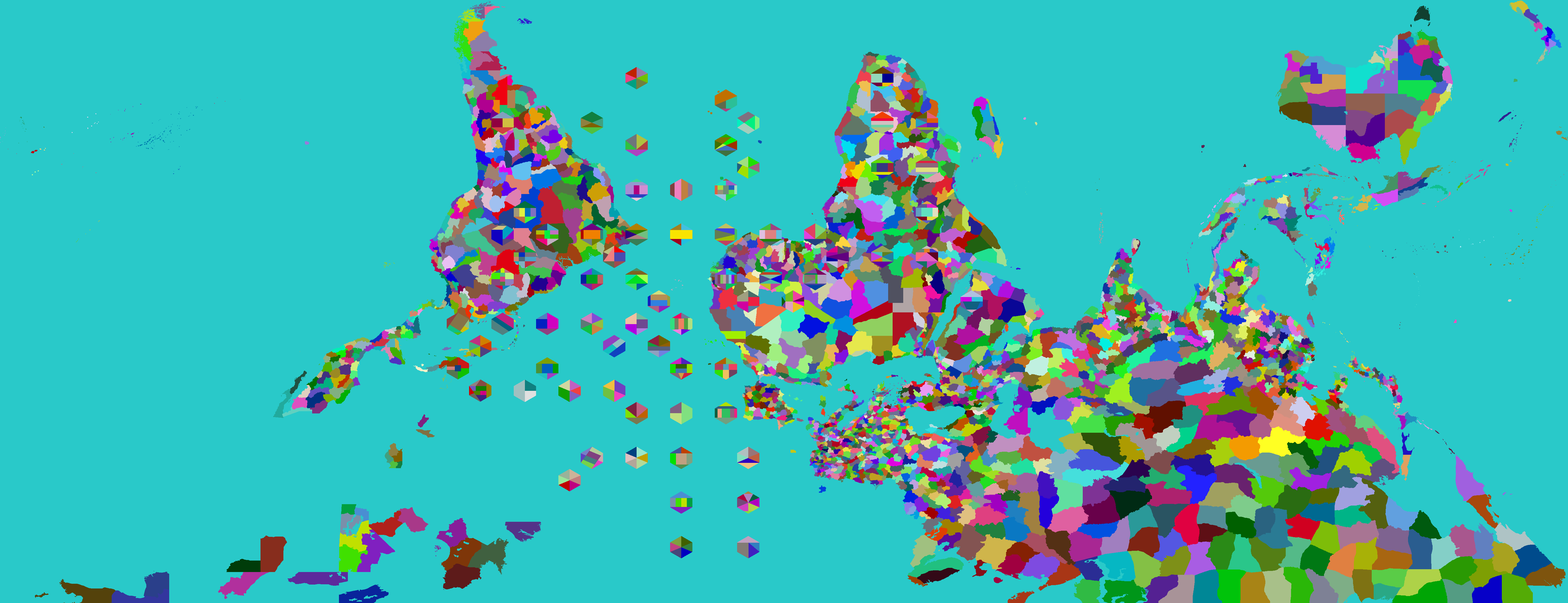
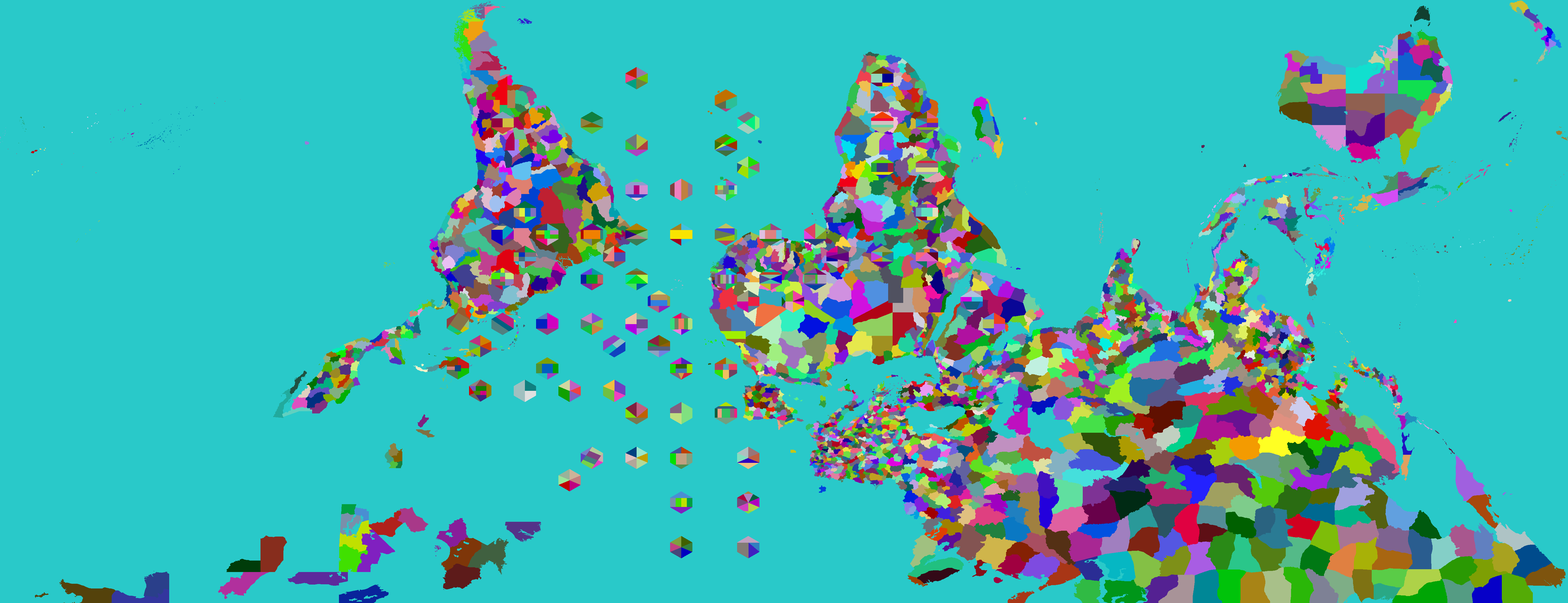
Revision of a layered 1568 x 603 image; what changed, layer by layer:
painted on "Provinces" over <box>807,312,1006,425</box>
